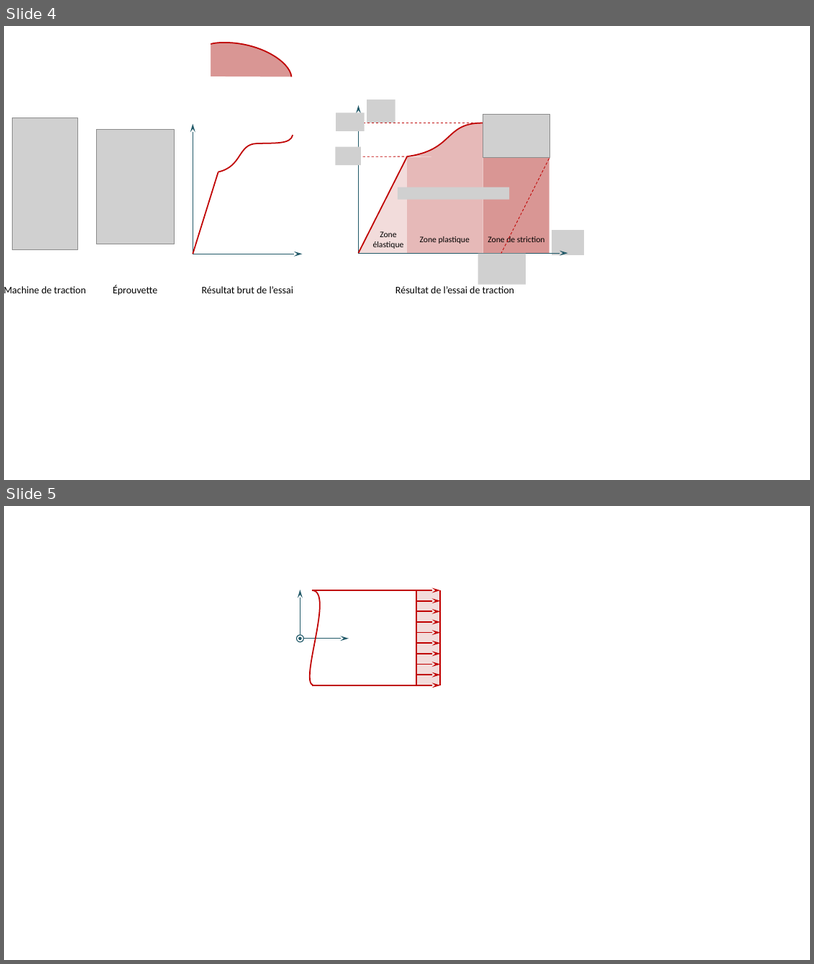
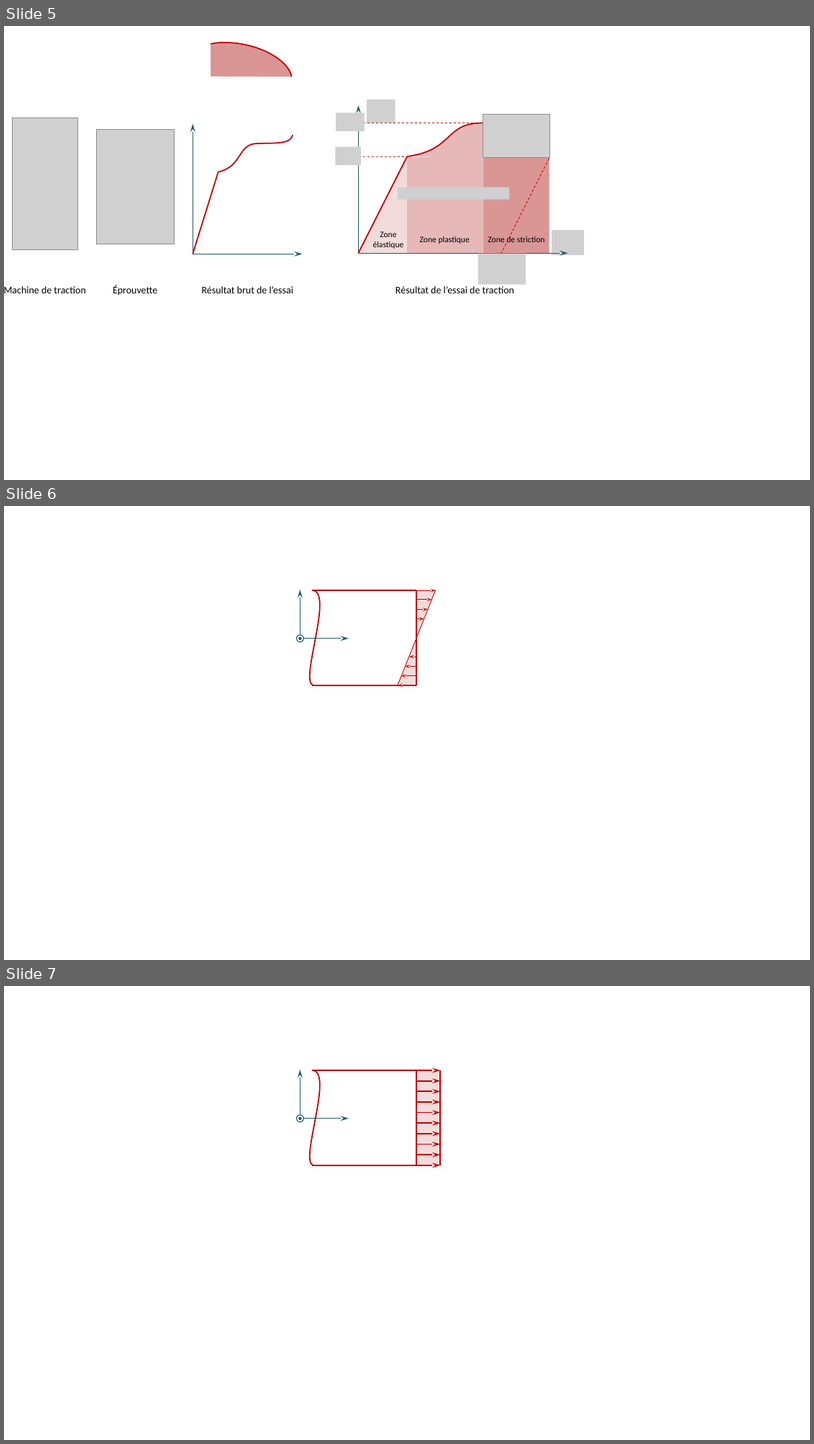
Before and after one commit to xpessoles/08_Etude_Deformation_Produits_Analyser_Modeliser_Resoudre, a slide deck: 02_TractionCompression/Fiche/images/Figures.pptx. Shown one above the other, each under a label of ours: slides 4 and 5 before the commit, slides 5, 6 and 7 after it. The pictures are 814x964 and 814x1444 pixels, drawn with LibreOffice and Linux fonts; fonts in the diff are those of the drawing; grey boxes stand for pictures; background and template pictures are left out. Boxes give left, top, right and bottom in pixels: in the first picture for what was removed or moved away, otherwise in the second. Text is boxed around its words. In the diff, an @@ line names an element or a change of style, - is before the commit and + after.

```diff
--- a/02_TractionCompression/Fiche/images/Figures.pptx
+++ b/02_TractionCompression/Fiche/images/Figures.pptx
@@ slide 6 added at (4,506,810,960), background #FFFFFF @@
@@ freeform shape added at (310,590,320,685), outline #C00000 1.5 pt @@
@@ line added from (312, 590) to (417, 590), #C00000 1.5 pt @@
@@ group added at (398,590,436,685): 8 arrows, 2 right triangles, 2 lines @@
@@ group added at (297,590,349,642): 2 arrows, 2 ellipses @@
@@ line added from (312, 685) to (417, 685), #C00000 1.5 pt @@
@@ what was slide 4 is now slide 5 @@
@@ what was slide 5 is now slide 7 @@
```
Also in this commit, not shown: 1 other slide added, 7 other files.
